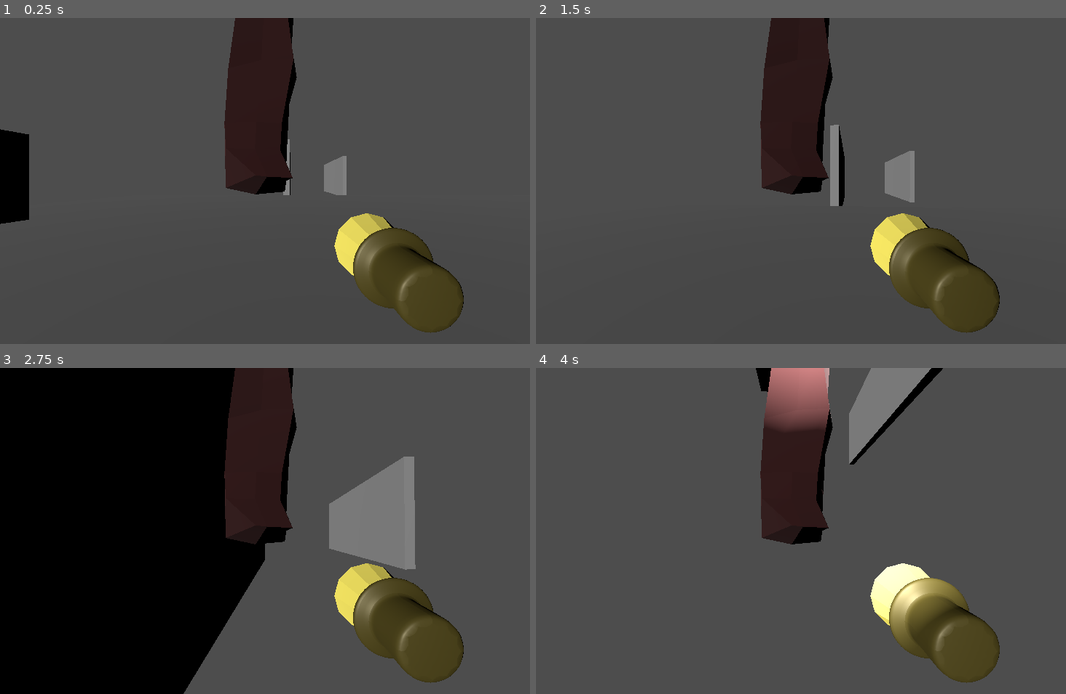
Above: before the commit, frames 1-4 (two rows, left to right).
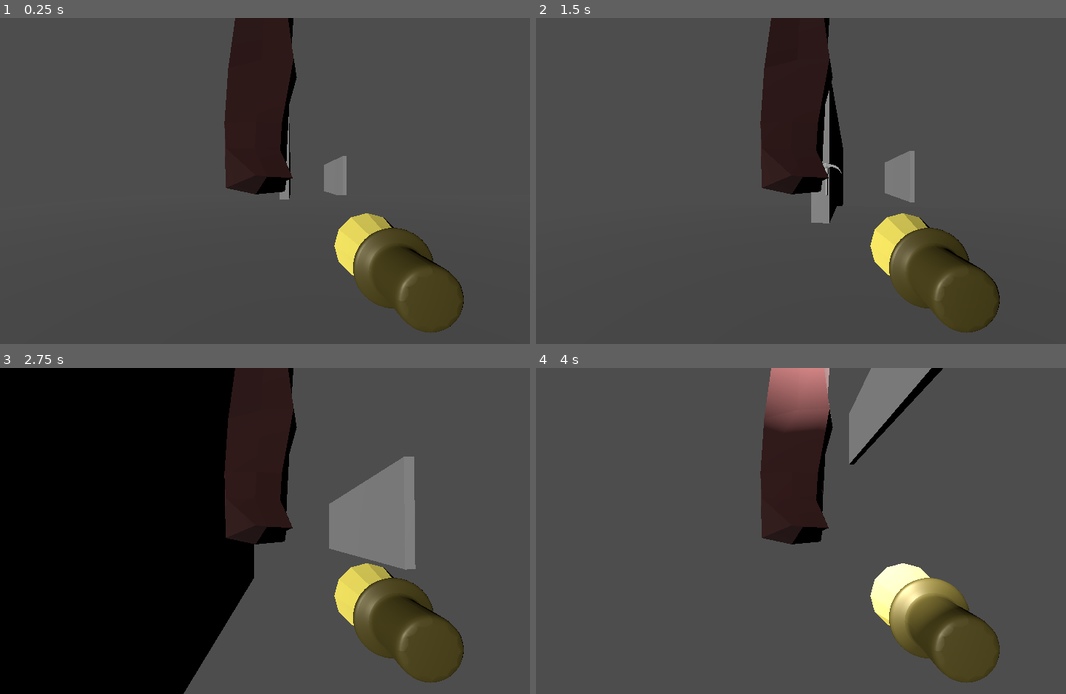
Above: after the commit, the same moments.

Repository: Simen732/GameJamTheSequel
Game: Godot game, scene res://scenes/main.tscn
The game is run twice, just before and just after one commit, with the same random seed, the same clock (stepped at 60 frames per second) and the same inputs.
Inputs (mouse positions are in pixels of both pictures, inside the frame that each line leads up to):
- Up to frame 1 (0.25 s): no input
- Up to frame 2 (1.5 s): move the mouse to (859, 181) at 0.52 s; hold W (up) from 0.53 s (still down); tap Shift (Dash) at 0.6 s; tap Space (Jump) at 0.77 s; move the mouse to (795, 181) at 1.27 s; tap 1 (Grapple) at 1.35 s
- Up to frame 3 (2.75 s): keep holding W (up); tap Space (Jump) at 1.52 s; move the mouse to (307, 524) at 2.02 s; tap Ctrl (Teleport) at 2.1 s
- Up to frame 4 (4 s): keep holding W (up); move the mouse to (822, 537) at 2.77 s; click (822, 537) at 2.85 s; tap Space (Jump) at 3.02, 3.77 s; move the mouse to (869, 534) at 3.52 s; hold Right mouse button (right_click) from 3.53 s (still down)

The runs differ from the first frame. In frame 1, 1.6% of the frame differs, in the area x 0-55%, y 30-64%; in frame 2, 1.3%; in frame 3, 0.2%; in frame 4, 0.2%.

Commit message:
Gjorde breakable ting bedre

Diff:
--- a/Scripts/breakable_wall.gd
+++ /dev/null
@@ -1,22 +0,0 @@
-extends CSGBox3D
-@onready var breakable_wall: CSGBox3D = $"."
-@onready var breakable_wall_area: Area3D = $BreakableWallArea
-
-var wallHealth = 5
-
-# Called when the node enters the scene tree for the first time.
-func _ready() -> void:
-	Global.PickaxeDamageWall.connect(on_PickaxeDamageWall)
-
-
-# Called every frame. 'delta' is the elapsed time since the previous frame.
-func _process(delta: float) -> void:
-	pass
-
-
-func on_PickaxeDamageWall(area) -> void:
-	if area == self.breakable_wall_area:
-		wallHealth -= 1
-		print(wallHealth, area)
-		if wallHealth < 1:
-			queue_free()
--- /dev/null
+++ b/Scripts/breakable_wall_script.gd
@@ -0,0 +1,25 @@
+extends Node
+
+@onready var hitbox_area: Area3D = $"../hitboxArea"
+
+
+
+var wallHealth = 5
+
+func _ready() -> void:
+	if hitbox_area.get_parent().get_meta("Hp"):
+		wallHealth = hitbox_area.get_parent().get_meta("Hp")
+	Global.PickaxeDamageWall.connect(on_PickaxeDamageWall)
+
+
+func _process(delta: float) -> void:
+	pass
+
+
+func on_PickaxeDamageWall(area) -> void:
+	if area == self.hitbox_area:
+		wallHealth -= 1
+		print(wallHealth, area)
+		if wallHealth < 1:
+			hitbox_area.get_parent().queue_free()
+			print(hitbox_area.get_parent())
--- a/Scripts/player.gd
+++ b/Scripts/player.gd
@@ -17,6 +17,7 @@
 var dashDuration = 0.5
 var dashTimer = 0.0
 var TeleportRange = 20
+
 
 
 func _ready():
--- a/scenes/Player.tscn
+++ b/scenes/Player.tscn
@@ -27,13 +27,12 @@
 [node name="Pickaxe" parent="Camera3D" instance=ExtResource("5_vnccm")]
 transform = Transform3D(0.761243, 0, 0, 0, 0.761243, 0, 0, 0, 0.761243, 0, 0, 0)
 
+[node name="GrapplingHookScene" parent="Camera3D" instance=ExtResource("5_abxi5")]
+
 [node name="HelmetLight" parent="." instance=ExtResource("2_gg4o2")]
 transform = Transform3D(1, 0, 0, 0, 0.999725, 0.0234726, 0, -0.0234726, 0.999724, 0, 1, 0)
 
 [node name="CollisionShape3D" type="CollisionShape3D" parent="."]
 shape = SubResource("CapsuleShape3D_57a2o")
 
-[node name="GrapplingHookScene" parent="." instance=ExtResource("5_abxi5")]
-transform = Transform3D(1, 0, 0, 0, 1, 0, 0, 0, 1, 0, 0.630338, 0)
-
 [connection signal="PickaxeBonk" from="Camera3D/Pickaxe" to="." method="_on_pickaxe_pickaxe_bonk"]
--- a/scenes/breakable_wall.tscn
+++ /dev/null
@@ -1,18 +0,0 @@
-[gd_scene load_steps=3 format=3 uid="uid://cwdlx7cyuy455"]
-
-[ext_resource type="Script" path="res://Scripts/breakable_wall.gd" id="1_y2m7q"]
-
-[sub_resource type="BoxShape3D" id="BoxShape3D_k6857"]
-size = Vector3(1.05127, 4.47717, 5.98993)
-
-[node name="BreakableWall" type="CSGBox3D"]
-transform = Transform3D(1, 0, 0, 0, 1, 0, 0, 0, 1, 0, 1.6897, -0.154785)
-use_collision = true
-size = Vector3(1, 4.37939, 5.80566)
-script = ExtResource("1_y2m7q")
-
-[node name="BreakableWallArea" type="Area3D" parent="."]
-
-[node name="BreakableWallCollision" type="CollisionShape3D" parent="BreakableWallArea"]
-transform = Transform3D(1, 0, 0, 0, 1, 0, 0, 0, 1, -0.0256348, -0.00933838, -0.0198059)
-shape = SubResource("BoxShape3D_k6857")
--- /dev/null
+++ b/scenes/breakable_wall_script.tscn
@@ -0,0 +1,6 @@
+[gd_scene load_steps=2 format=3 uid="uid://bb1itlbewfnav"]
+
+[ext_resource type="Script" path="res://Scripts/breakable_wall_script.gd" id="1_q2eac"]
+
+[node name="BreakableWallScript" type="Node"]
+script = ExtResource("1_q2eac")
--- a/scenes/main.tscn
+++ b/scenes/main.tscn
@@ -1,7 +1,10 @@
-[gd_scene load_steps=3 format=3 uid="uid://bxt8apxihhvya"]
+[gd_scene load_steps=4 format=3 uid="uid://bxt8apxihhvya"]
 
 [ext_resource type="PackedScene" uid="uid://liq5gjvkx1s8" path="res://scenes/Player.tscn" id="1_05q5e"]
-[ext_resource type="PackedScene" uid="uid://cwdlx7cyuy455" path="res://scenes/breakable_wall.tscn" id="2_qv6ls"]
+[ext_resource type="PackedScene" uid="uid://bb1itlbewfnav" path="res://scenes/breakable_wall_script.tscn" id="2_gfklk"]
+
+[sub_resource type="BoxShape3D" id="BoxShape3D_ul8lb"]
+size = Vector3(31.5626, 10.8287, 1)
 
 [node name="Main" type="Node3D"]
 
@@ -17,17 +20,20 @@
 size = Vector3(71.8706, 48.3101, 57.2899)
 
 [node name="CSGBox3D2" type="CSGBox3D" parent="."]
-transform = Transform3D(-4.37114e-08, 0, 1, 0, 1, 0, -1, 0, -4.37114e-08, -1.31108, 3.9637, -46.5885)
+transform = Transform3D(-4.37114e-08, 0, 1, 0, 1, 0, -1, 0, -4.37114e-08, -1.31108, 3.9637, -34.6893)
 use_collision = true
 size = Vector3(30.8372, 10.7189, 1)
+metadata/Hp = 5
+
+[node name="hitboxArea" type="Area3D" parent="CSGBox3D2"]
+
+[node name="CollisionShape3D" type="CollisionShape3D" parent="CSGBox3D2/hitboxArea"]
+transform = Transform3D(1, 0, 0, 0, 1, 0, 0, 0, 1, -0.0682983, 0.0281372, 0)
+shape = SubResource("BoxShape3D_ul8lb")
+
+[node name="BreakableWallScript" parent="CSGBox3D2" instance=ExtResource("2_gfklk")]
 
 [node name="CSGBox3D3" type="CSGBox3D" parent="."]
 transform = Transform3D(-4.37114e-08, 0, 1, 0, 1, 0, -1, 0, -4.37114e-08, 13.4179, 3.9637, -68.7555)
 use_collision = true
 size = Vector3(30.8372, 10.7189, 1)
-
-[node name="BreakableWall" parent="." instance=ExtResource("2_qv6ls")]
-transform = Transform3D(1, 0, 0, 0, 1, 0, 0, 0, 1, -14.9662, 2.66674, 1.29924)
-
-[node name="BreakableWall2" parent="." instance=ExtResource("2_qv6ls")]
-transform = Transform3D(1, 0, 0, 0, 1, 0, 0, 0, 1, -14.1754, 2.89717, -5.26778)
